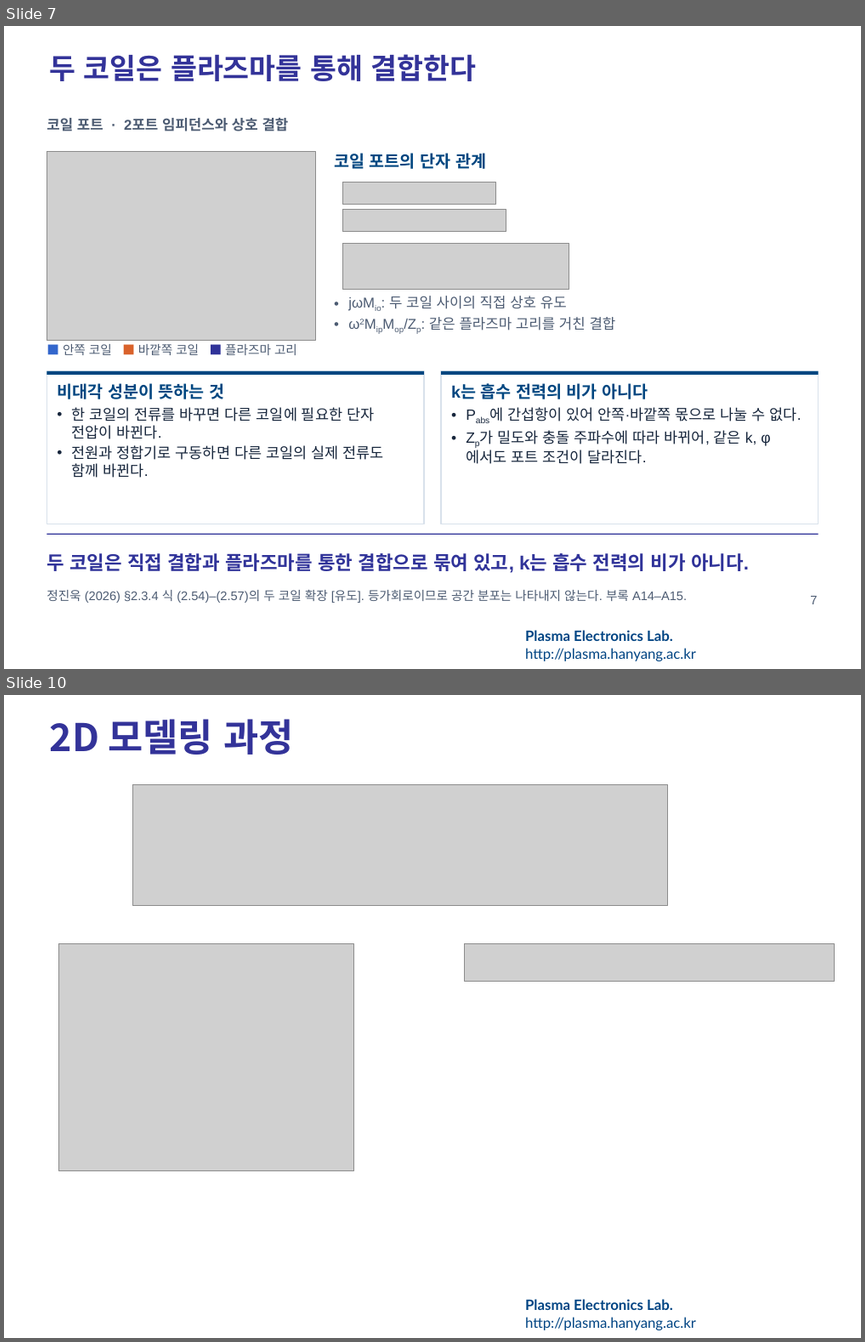
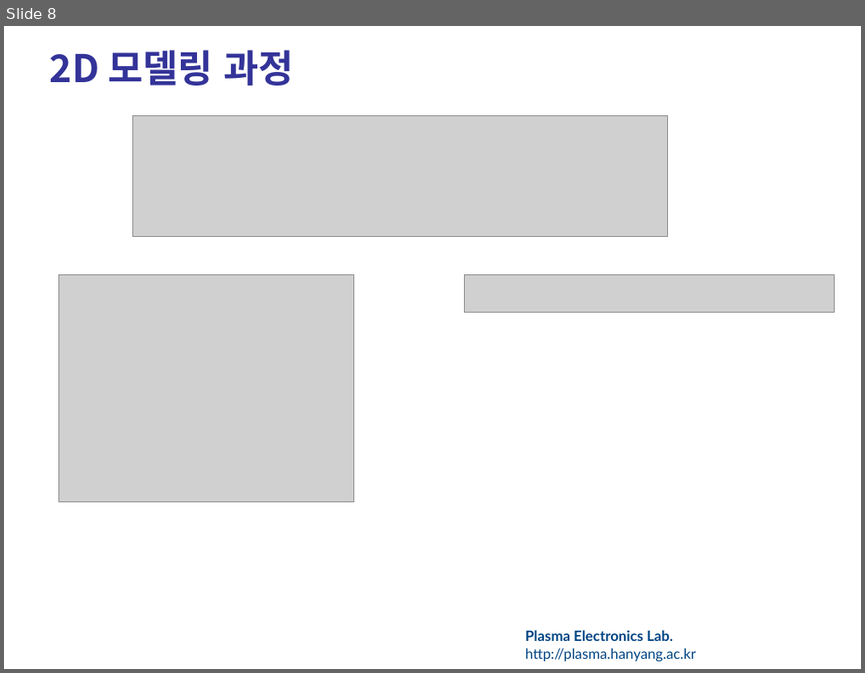
Before and after one commit to garlicjam-pyo/plasma, a slide deck: presentations/1차발표_README반영판.pptx. Shown one above the other, each under a label of ours: slides 7 and 10 before the commit, slide 8 after it; the slides between them are not shown. The pictures are 865x1342 and 865x673 pixels, drawn with LibreOffice and Linux fonts; fonts in the diff are those of the drawing; grey boxes stand for pictures; background and template pictures are left out. Boxes give left, top, right and bottom in pixels: in the first picture for what was removed or moved away, otherwise in the second. Text is boxed around its words. In the diff, an @@ line names an element or a change of style, - is before the commit and + after.

```diff
--- a/presentations/1차발표_README반영판.pptx
+++ b/presentations/1차발표_README반영판.pptx
@@ slide 7 removed at [4,26,861,669], background #FFFFFF; not listed: 1 template element that a slide beside it also shows @@
@@ title removed at [50,54,476,81] @@
-두 코일은 플라즈마를 통해 결합한다
@@ text removed at [46,118,289,131] @@
-코일 포트 · 2포트 임피던스와 상호 결합
@@ picture removed at [46,151,315,340] @@
@@ text removed at [334,153,486,169] @@
-코일 포트의 단자 관계
@@ picture removed at [342,182,496,204] @@
@@ picture removed at [342,210,506,232] @@
@@ picture removed at [342,243,568,289] @@
@@ text removed at [389,295,616,330] @@
-• jωMio: 두 코일 사이의 직접 상호 유도
-• ω2MipMop/Zp: 같은 플라즈마 고리를 거친 결합
@@ text removed at [63,344,297,355] @@
-■ 안쪽 코일 ■ 바깥쪽 코일 ■ 플라즈마 고리
@@ rectangle removed at [46,371,424,524] @@
-비대각 성분이 뜻하는 것
-• 한 코일의 전류를 바꾸면 다른 코일에 필요한 단자 전압이 바뀐다.
-• 전원과 정합기로 구동하면 다른 코일의 실제 전류도 함께 바뀐다.
@@ rectangle removed at [46,371,424,374] @@
@@ rectangle removed at [441,371,818,524] @@
-k는 흡수 전력의 비가 아니다
-• Pabs에 간섭항이 있어 안쪽·바깥쪽 몫으로 나눌 수 없다.
-• Zp가 밀도와 충돌 주파수에 따라 바뀌어, 같은 k, φ에서도 포트 조건이 달라진다.
@@ rectangle removed at [441,371,818,374] @@
@@ rectangle removed at [46,533,818,534] @@
@@ text removed at [46,553,749,573] @@
-두 코일은 직접 결합과 플라즈마를 통한 결합으로 묶여 있고, k는 흡수 전력의 비가 아니다.
@@ text removed at [46,589,687,602] @@
-정진욱 (2026) §2.3.4 식 (2.54)–(2.57)의 두 코일 확장 [유도]. 등가회로이므로 공간 분포는 나타내지 않는다. 부록 A14–A15.
@@ page number removed at [810,596,817,604] @@
-7
@@ what was slide 10 is now slide 8 @@
```
Also in this commit, not shown: 3 slides changed, 1 slide added, 2 other slides removed, 6 other files.
